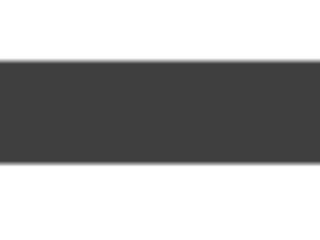
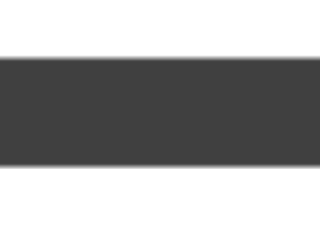
Before/after of a 320 x 240 layered artwork. What changed in the layer stack:
painted on "shade_bg.png" over [0, 55, 320, 169]
